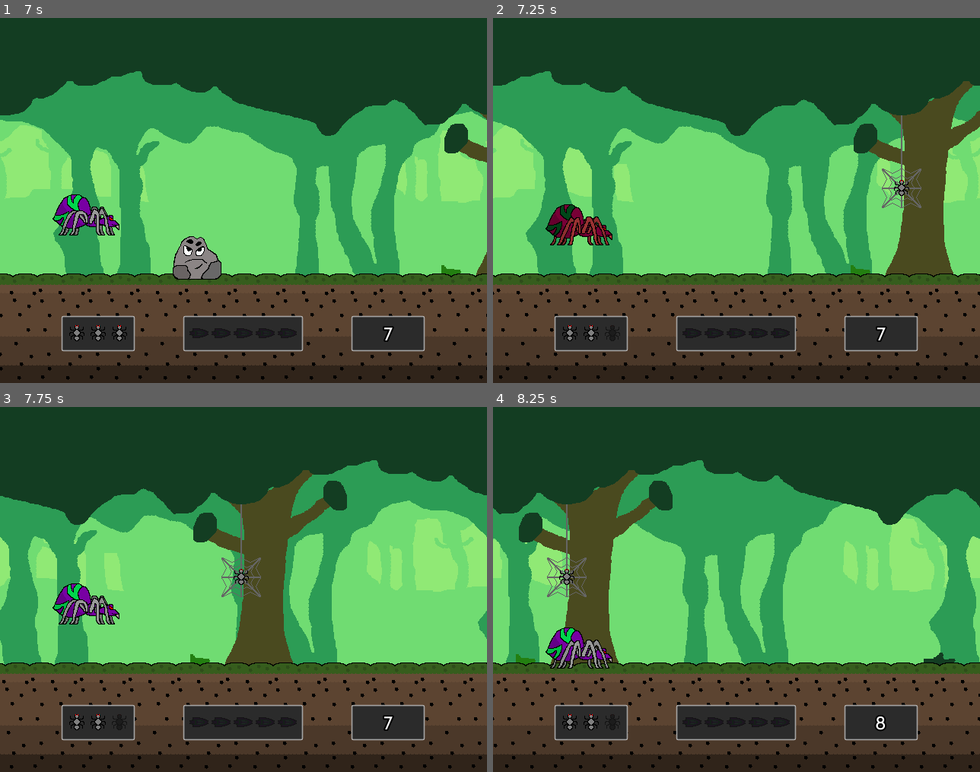
Above: before the commit, frames 1-4 (two rows, left to right).
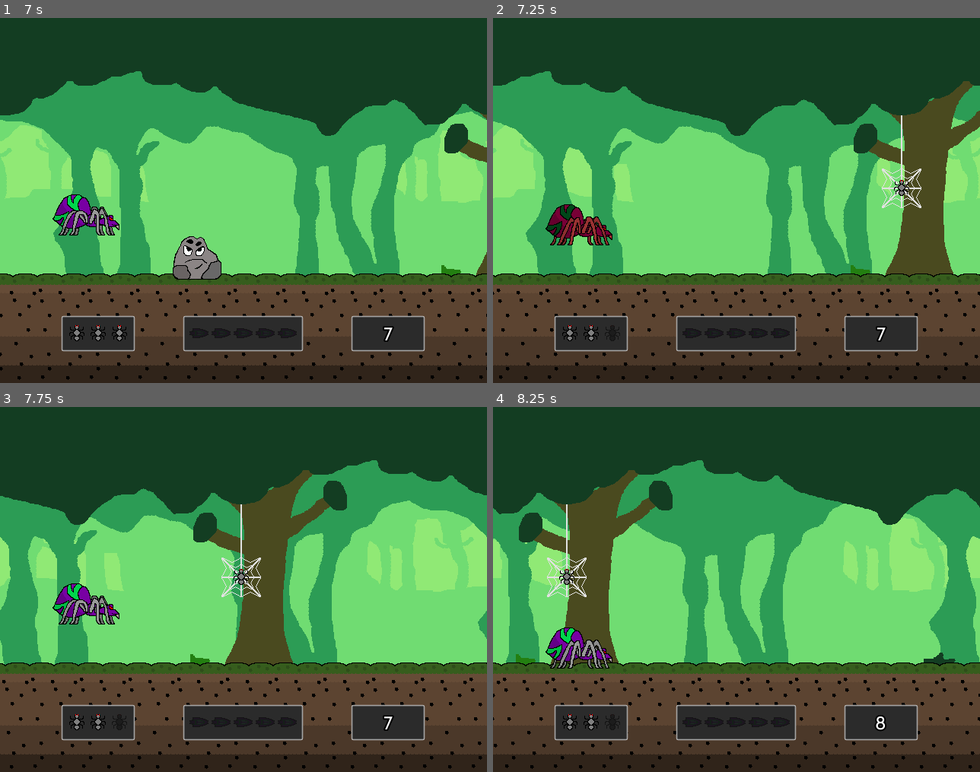
Above: after the commit, the same moments.

Repository: Gravedigger7789/spider-scramble
Game: Godot game, scene res://src/Level/Sandbox1.tscn
Same seed, same stepped clock (60 frames per second), same inputs: the game is played once before the commit and once after it. The engine's default icon, where the game draws it, is replaced by a stand-in: a white triangle on a blue panel in a dark square.
Inputs (mouse positions are in pixels of both pictures, inside the frame that each line leads up to):
- Up to frame 1 (7 s): tap Enter at 0.5 s; move the mouse to (350, 182) at 0.52 s; hold Z (attack) 0.53-1.28 s; click (350, 182) at 0.67 s; tap Up (jump) at 0.77, 1.52, 3.02, 3.77, 4.52, 6.02, 6.77 s; move the mouse to (146, 218) at 1.27 s; tap Z (attack) every 1.5 s from 1.35 to 5.85 s; click (146, 218) at 1.42 s; move the mouse to (292, 120) at 2.02 s; hold Z (attack) 2.03-2.78 s; click (292, 120) at 2.17 s; move the mouse to (219, 273) at 2.77 s; click (219, 273) at 2.92 s; move the mouse to (389, 255) at 3.52 s; hold Z (attack) 3.53-4.28 s; click (389, 255) at 3.67 s; move the mouse to (97, 145) at 4.27 s; click (97, 145) at 4.42 s; move the mouse to (267, 200) at 5.02 s; hold Z (attack) 5.03-5.78 s; click (267, 200) at 5.17 s; move the mouse to (170, 109) at 5.77 s; click (170, 109) at 5.92 s; move the mouse to (350, 182) at 6.52 s; hold Z (attack) from 6.53 s (still down); click (350, 182) at 6.67 s
- Up to frame 2 (7.25 s): keep holding Z (attack)
- Up to frame 3 (7.75 s): move the mouse to (146, 607) at 7.27 s; release Z (attack) at 7.28 s; tap Z (attack) at 7.35 s; click (146, 607) at 7.42 s; tap Up (jump) at 7.52 s
- Up to frame 4 (8.25 s): move the mouse to (785, 509) at 8.02 s; hold Z (attack) from 8.03 s (still down); click (785, 509) at 8.17 s

Frame 1 is identical in both runs. In frame 2, 0.3% of the frame differs, in the area x 79-88%, y 26-53%; in frame 3, 0.3%; in frame 4, 0.3%.

Commit message:
Changed color of web

Diff:
--- a/src/Objects/Heart.tscn
+++ b/src/Objects/Heart.tscn
@@ -15,7 +15,7 @@
 margin_left = -1.0
 margin_top = -240.0
 margin_right = 1.0
-color = Color( 0.4, 0.4, 0.4, 1 )
+color = Color( 0.886275, 0.886275, 0.886275, 1 )
 __meta__ = {
 "_edit_use_anchors_": false
 }
Binary file changed: assets/collect/web.png
